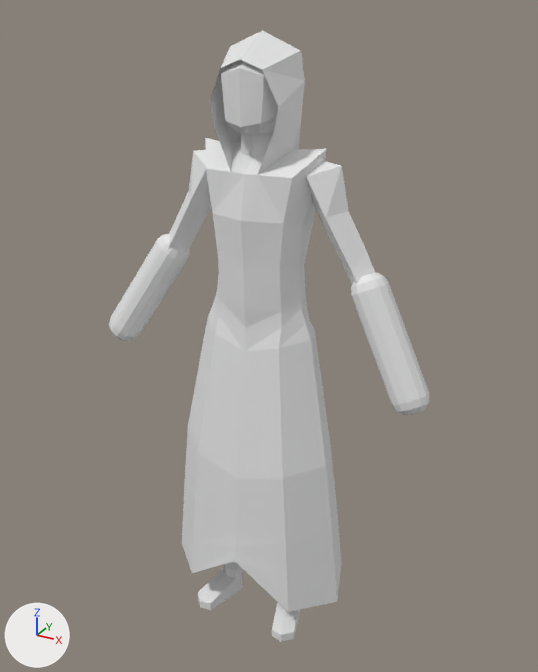
The Blender file salemstalker/Assets/3D/charatermodel/cultist.blend as it was, and as the next commit left it.
The view is the same before and after, from a 50 mm camera at (1.047, -1.855, 1.974) aimed at (0.008, 0.036, 1.029). Arrows for +X, +Y and +Z are at lower left; the lights stay in place.
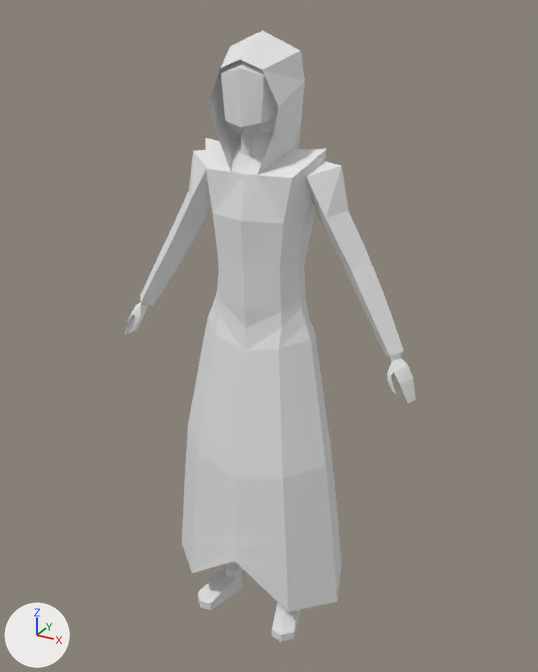
Location of each change, [x1, y1, x2, y2] in pixels of the pictures (538 x 672 px):
'arur_l', hidden
    before: [351, 273, 430, 415]
'arua_r', hidden
    before: [109, 234, 189, 341]

What changed in the scene script:
```text
Change ob_arua_r:
    add ob_arua_r.hide_set(True)
Change ob_arur_l:
    add ob_arur_l.hide_set(True)
```
